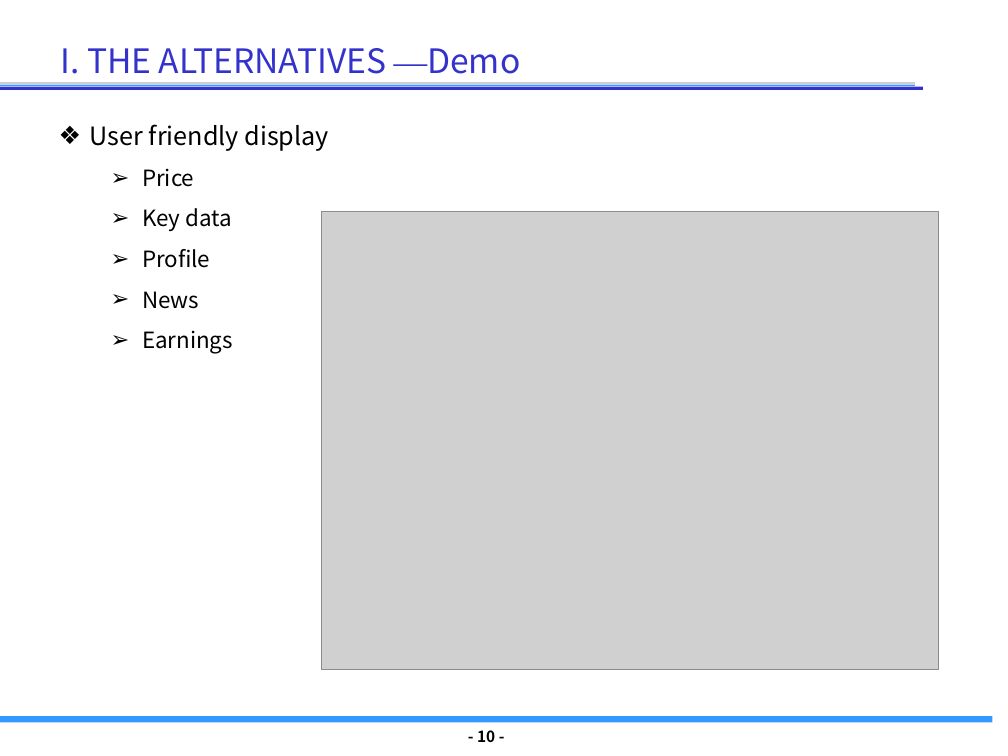
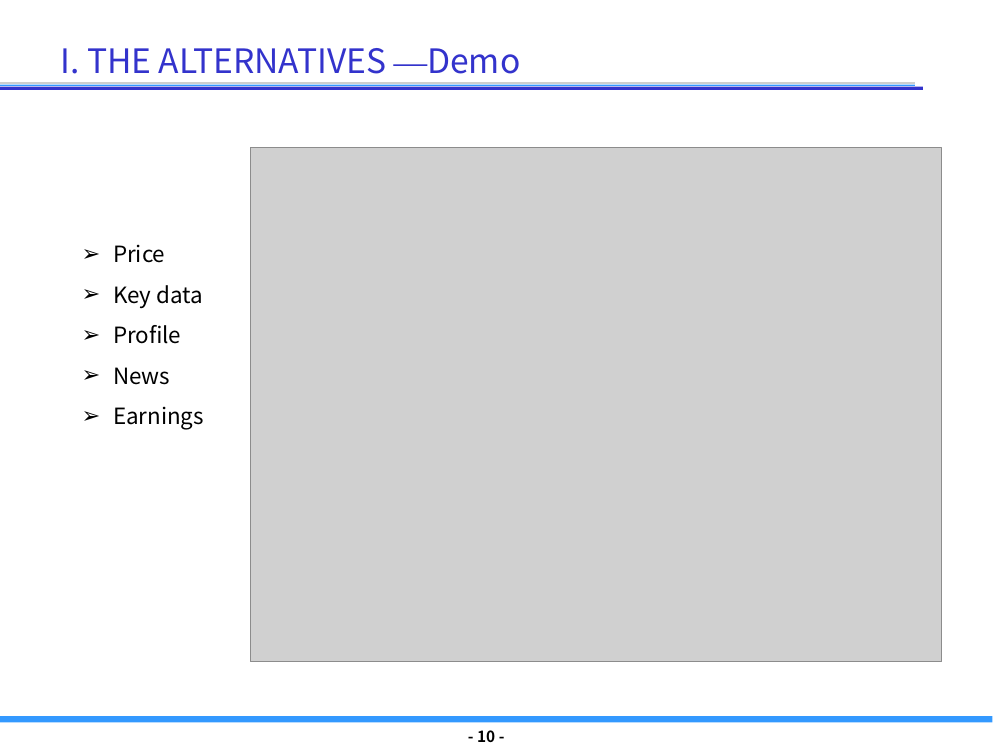
Before and after one commit to mmking2048/UX2017, a slide deck: slide 10 of hackathon.ppt. Drawn at 1008x756 pixels with LibreOffice and Linux fonts; fonts in the diff are those of the drawing; grey boxes stand for pictures; background and template pictures are left out. Boxes give left, top, right and bottom in pixels: in the first picture for what was removed or moved away, otherwise in the second. Text is boxed around its words. In the diff, an @@ line names an element or a change of style, - is before the commit and + after.

```diff
--- a/hackathon.ppt
+++ b/hackathon.ppt
@@ text at (x1=90, y1=124, x2=329, y2=151): paragraph removed @@
-❖ User friendly display
@@ picture resized from (x1=322, y1=212, x2=938, y2=670) to (x1=250, y1=148, x2=941, y2=662) @@
@@ text "Price" moved from (x1=90, y1=124, x2=329, y2=354) to (x1=113, y1=244, x2=204, y2=430) @@
```
Also in this commit, not shown: 1 other slide changed, 1 slide added, 1 slide removed.
